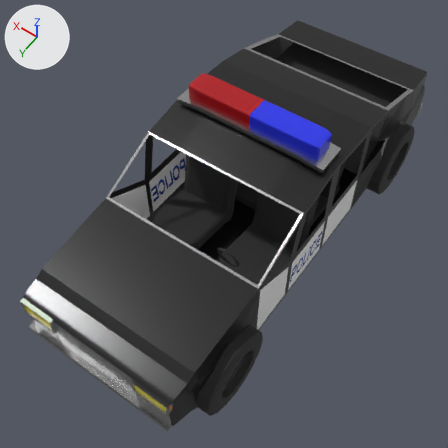
A saved change to the glTF model common/game/mode/fugitive/cop_car/cop_car.glb.
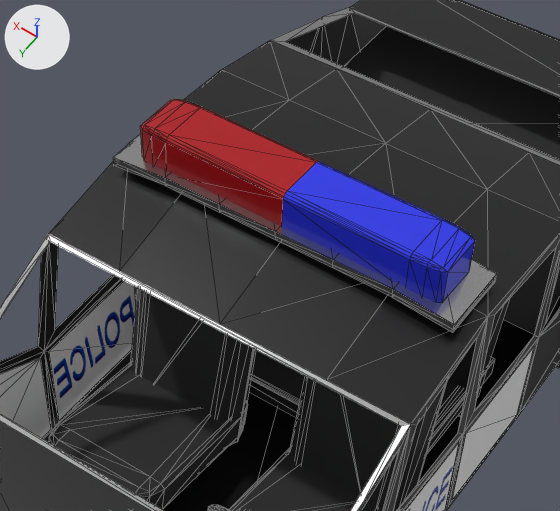
Each version is shown whole from a 50 mm lens placed at (-2.06, 3.37, 5.07), pointed at (0.01, 0.47, 0.52), then close up on the part from 29% to 82% of the width and 7% to 56% of the height. Arrows for +X, +Y and +Z are at upper left; the lights stay in place. The close-ups show mesh edges as thin lines. Where no turn or scale is listed for an object, it has been applied to the vertices. Vertices at the same position are counted once.

In view in the first close-up: 'police_car'.
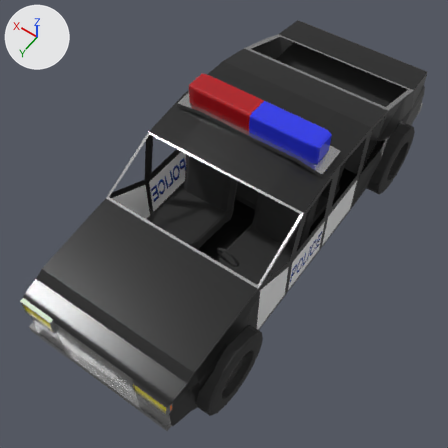
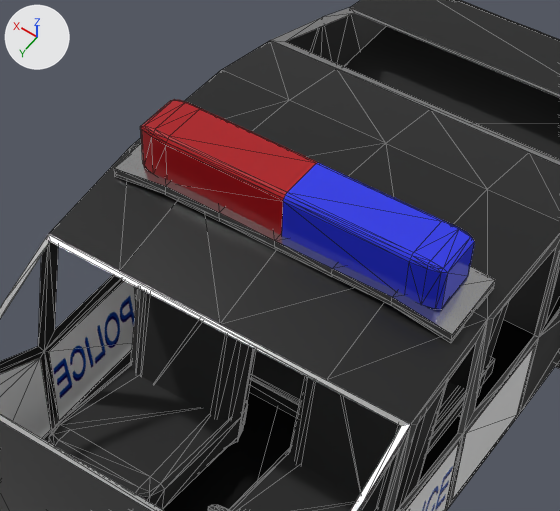
Where the change shows, as pixel boxes (x1, y1, x2, y2) in the close-ups (560 x 511 px; the box of a moved part takes in the faces that stretch with it):
part 1 of me_cube_012, moved or reshaped
    both: (0, 8, 560, 511)
part 2 of me_cube_012, surface changed
    before: (114, 99, 496, 324)
    after: (148, 100, 314, 246)

What changed in the scene script:
```text
Change me_cube_012:
    used by ob_police_car; location = (0.0, 0.0, 0.0)
    remove me_cube_012.from_pydata(...)  # 1596 vertices, 2927 faces; spans x -0.92..0.88, y -2.24..2.26, z 0.0..1.61
    add me_cube_012.from_pydata(...)  # 1596 vertices, 2915 faces; spans x -0.92..0.88, y -2.24..2.26, z 0.0..1.61
    me_cube_012 part 1: 271 of 1596 vertices moved; they spanned x -0.79..0.82, y -2.24..1.11, z 0.23..1.61 and now span x -0.79..0.82, y -2.24..2.26, z 0.23..1.61; mean shift (0.02, 0.23, -0.01); largest move (0.53, -2.14, 0.82) -> (-0.74, 2.22, 0.77)
    me_cube_012 part 2: 26 kept faces spanning x -0.79..0.79, y -2.24..2.23, z 0.23..1.61 get new texture (UV) coordinates
```
